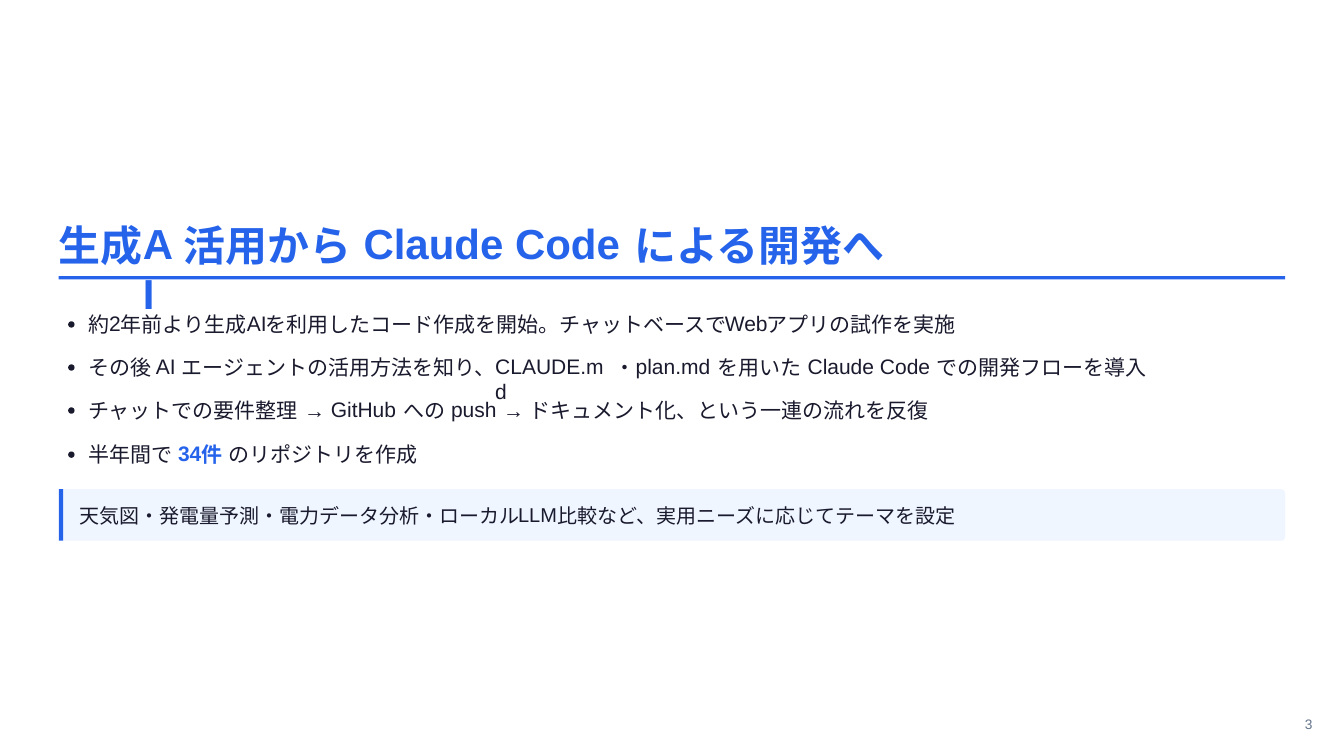
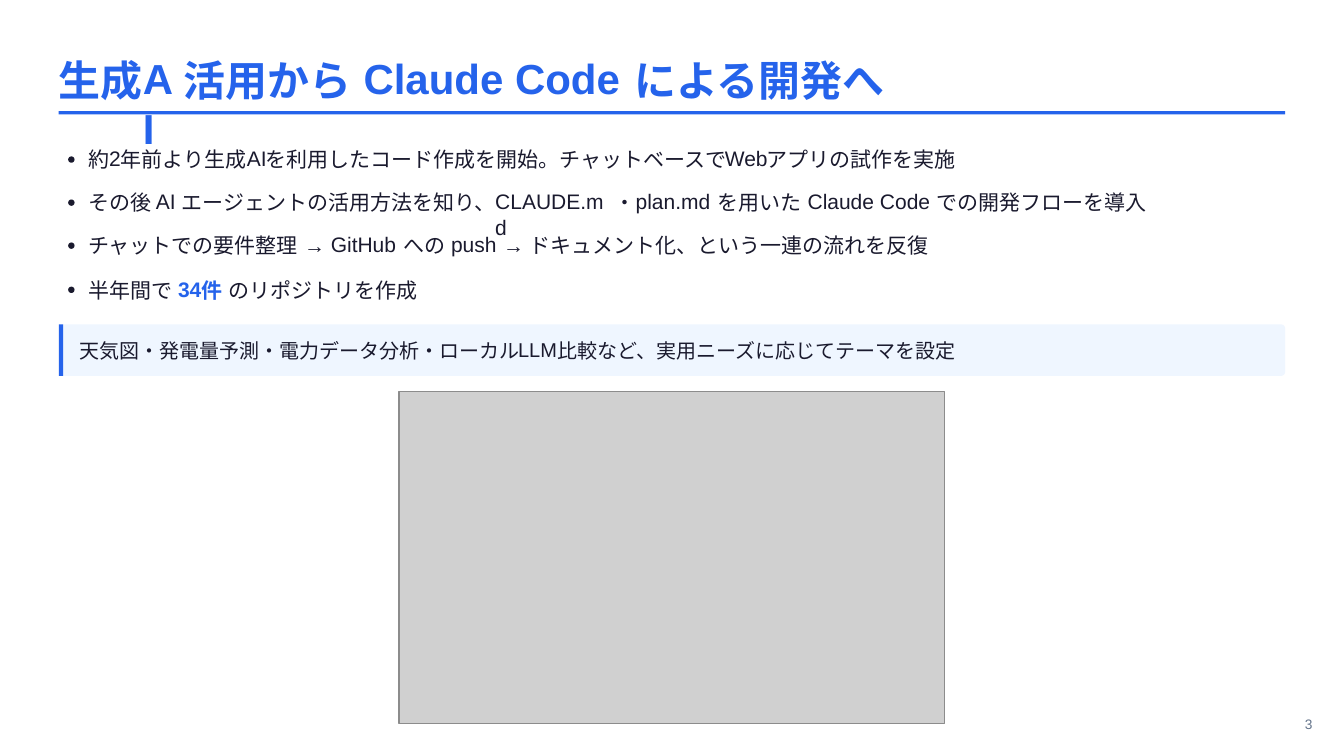
Before and after one commit to masauehr/marp_slides, a slide deck: slide 3 of slides/2026-07-01-ai-projects-intro.pptx. Drawn at 1344x756 pixels with LibreOffice and Linux fonts; fonts in the diff are those of the drawing; grey boxes stand for pictures. Boxes give left, top, right and bottom in pixels: in the first picture for what was removed or moved away, otherwise in the second. Text is boxed around its words. In the diff, an @@ line names an element or a change of style, - is before the commit and + after.

Commit message:
add: スライド3にClaude Code起動画面のスクリーンショットを追加

```diff
--- a/slides/2026-07-01-ai-projects-intro.pptx
+++ b/slides/2026-07-01-ai-projects-intro.pptx
@@ text "AI": place and size @@
-text "AI" at bbox=[156, 359, 176, 374]
+text "AI" at bbox=[143, 52, 186, 103]
@@ text "AI" at bbox=[143, 52, 186, 103]: size 15 to 30 pt, text colour #1A1A2E to #2563EB, bold on @@
@@ freeform shape: place and size @@
-freeform shape at bbox=[69, 407, 75, 413]
+freeform shape at bbox=[69, 156, 75, 162]
@@ freeform shape: place and size @@
-freeform shape at bbox=[69, 452, 75, 458]
+freeform shape at bbox=[69, 200, 75, 206]
@@ text "AI": place and size @@
-text "AI" at bbox=[143, 218, 186, 268]
+text "AI" at bbox=[156, 194, 176, 209]
@@ text "AI" at bbox=[156, 194, 176, 209]: size 30 to 15 pt, text colour #2563EB to #1A1A2E, bold off @@
@@ 33 texts, 3 freeform shapes: place and size @@
-33 texts, 3 freeform shapes at bbox=[58, 225, 1286, 540]
+33 texts, 3 freeform shapes at bbox=[58, 60, 1286, 376]
@@ freeform shape: place and size @@
-freeform shape at bbox=[69, 364, 75, 370]
+freeform shape at bbox=[69, 243, 75, 249]
@@ freeform shape: place and size @@
-freeform shape at bbox=[69, 322, 75, 328]
+freeform shape at bbox=[69, 286, 75, 292]
@@ picture added at bbox=[399, 392, 946, 724] @@
```
Also in this commit, not shown: 2 other slides changed, 3 other files.
